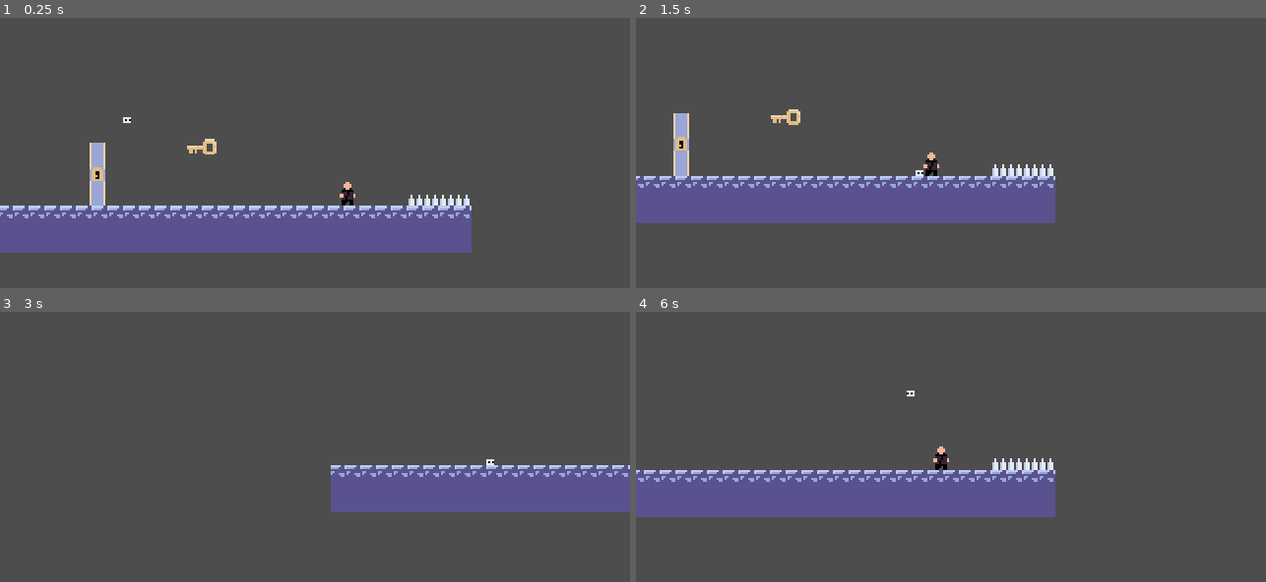
Above: before the commit, frames 1-4 (two rows, left to right).
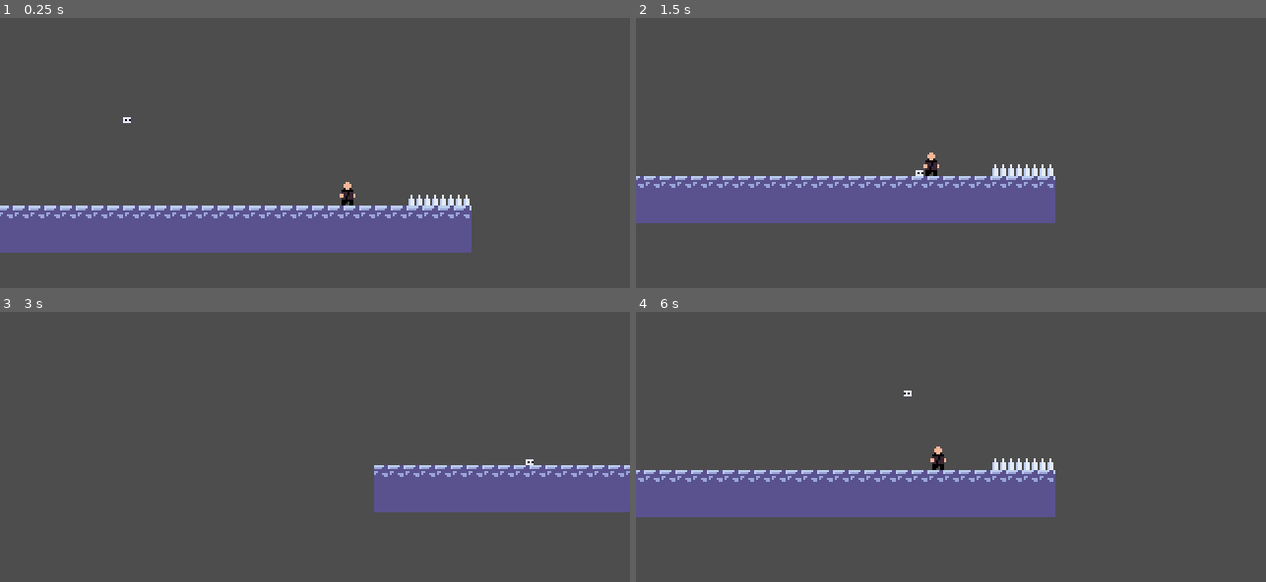
Above: after the commit, the same moments.

Repository: MikealMaksimus/DayDream
Game: Godot game, scene res://the_real_test.tscn
The game is run twice, just before and just after one commit, with the same random seed, the same clock (stepped at 60 frames per second) and the same inputs. The project has no main scene, so this scene is started directly.
Inputs:
- Up to frame 1 (0.25 s): no input
- Up to frame 2 (1.5 s): hold D (right) from 0.53 s (still down); tap K (Posess) at 0.6, 1.35 s; tap Space (jump) at 0.77 s; tap Enter at 1.25 s
- Up to frame 3 (3 s): tap Space (jump) at 1.52, 2.75 s; release D (right) at 2.03 s; hold A (left) 2.03-2.78 s; tap K (Posess) at 2.1, 2.85 s; hold D (right) from 2.78 s (still down)
- Up to frame 4 (6 s): tap Space (jump) at 3.02, 3.77, 4.52, 5.75 s; tap K (Posess) every 0.75 s from 3.6 to 5.85 s; release D (right) at 4.28 s; hold A (left) 4.28-5.03 s; tap Enter at 5 s; hold D (right) 5.03-5.78 s; hold A (left) from 5.78 s (still down)

The runs differ from the first frame. In frame 1, 0.7% of the frame differs, in the area x 14-35%, y 44-70%; in frame 2, 0.7%; in frame 3, 2.0%, in the area x 52-100%, y 54-75%; in frame 4, 0.1%.

Commit message:
DoorBetter

Diff:
--- a/door.gd
+++ b/door.gd
@@ -4,4 +4,5 @@
 func _on_area_2d_body_entered(body: Node2D) -> void:
 	if body.is_in_group("Player") and Info.key:
 		Info.key = false
-		queue_free()
+		$AnimationPlayer.play("Open")
+		$AudioStreamPlayer.play()
--- a/door.tscn
+++ b/door.tscn
@@ -1,7 +1,8 @@
-[gd_scene load_steps=5 format=3 uid="uid://b5euy8fwj1h5x"]
+[gd_scene load_steps=10 format=3 uid="uid://b5euy8fwj1h5x"]
 
 [ext_resource type="Script" path="res://door.gd" id="1_r0dwb"]
 [ext_resource type="Texture2D" uid="uid://bg0iqd0po5hwt" path="res://Sprites2/Door.png" id="1_y6qpy"]
+[ext_resource type="AudioStream" uid="uid://dr30jhjxt6wst" path="res://cinderblockmove-91891.mp3" id="3_ytd2o"]
 
 [sub_resource type="RectangleShape2D" id="RectangleShape2D_ay46b"]
 size = Vector2(14, 32)
@@ -9,20 +10,109 @@
 [sub_resource type="RectangleShape2D" id="RectangleShape2D_47d1f"]
 size = Vector2(8, 32)
 
+[sub_resource type="Animation" id="Animation_spxra"]
+resource_name = "Open"
+tracks/0/type = "value"
+tracks/0/imported = false
+tracks/0/enabled = true
+tracks/0/path = NodePath("Node2D/Sprite2D:frame")
+tracks/0/interp = 1
+tracks/0/loop_wrap = true
+tracks/0/keys = {
+"times": PackedFloat32Array(0),
+"transitions": PackedFloat32Array(1),
+"update": 1,
+"values": [1]
+}
+tracks/1/type = "value"
+tracks/1/imported = false
+tracks/1/enabled = true
+tracks/1/path = NodePath("Node2D:position")
+tracks/1/interp = 1
+tracks/1/loop_wrap = true
+tracks/1/keys = {
+"times": PackedFloat32Array(0, 1),
+"transitions": PackedFloat32Array(1, 1),
+"update": 0,
+"values": [Vector2(0, 0), Vector2(0, -32)]
+}
+
+[sub_resource type="Animation" id="Animation_u5xbl"]
+resource_name = "Reset"
+tracks/0/type = "value"
+tracks/0/imported = false
+tracks/0/enabled = true
+tracks/0/path = NodePath("Node2D/Sprite2D:frame")
+tracks/0/interp = 1
+tracks/0/loop_wrap = true
+tracks/0/keys = {
+"times": PackedFloat32Array(0),
+"transitions": PackedFloat32Array(1),
+"update": 1,
+"values": [0]
+}
+
+[sub_resource type="Animation" id="Animation_0yx0c"]
+length = 0.001
+tracks/0/type = "value"
+tracks/0/imported = false
+tracks/0/enabled = true
+tracks/0/path = NodePath("Node2D/Sprite2D:frame")
+tracks/0/interp = 1
+tracks/0/loop_wrap = true
+tracks/0/keys = {
+"times": PackedFloat32Array(0),
+"transitions": PackedFloat32Array(1),
+"update": 1,
+"values": [0]
+}
+tracks/1/type = "value"
+tracks/1/imported = false
+tracks/1/enabled = true
+tracks/1/path = NodePath("Node2D:position")
+tracks/1/interp = 1
+tracks/1/loop_wrap = true
+tracks/1/keys = {
+"times": PackedFloat32Array(0),
+"transitions": PackedFloat32Array(1),
+"update": 0,
+"values": [Vector2(0, 0)]
+}
+
+[sub_resource type="AnimationLibrary" id="AnimationLibrary_j6ml3"]
+_data = {
+"Open": SubResource("Animation_spxra"),
+"RESET": SubResource("Animation_0yx0c"),
+"Reset": SubResource("Animation_u5xbl")
+}
+
 [node name="Door" type="Node2D"]
+z_index = -1
 script = ExtResource("1_r0dwb")
 
-[node name="Sprite2D" type="Sprite2D" parent="."]
+[node name="Node2D" type="Node2D" parent="."]
+
+[node name="Sprite2D" type="Sprite2D" parent="Node2D"]
 texture = ExtResource("1_y6qpy")
+hframes = 2
 
-[node name="Area2D" type="Area2D" parent="."]
+[node name="Area2D" type="Area2D" parent="Node2D"]
 
-[node name="CollisionShape2D" type="CollisionShape2D" parent="Area2D"]
+[node name="CollisionShape2D" type="CollisionShape2D" parent="Node2D/Area2D"]
 shape = SubResource("RectangleShape2D_ay46b")
 
-[node name="StaticBody2D" type="StaticBody2D" parent="."]
+[node name="StaticBody2D" type="StaticBody2D" parent="Node2D"]
 
-[node name="CollisionShape2D" type="CollisionShape2D" parent="StaticBody2D"]
+[node name="CollisionShape2D" type="CollisionShape2D" parent="Node2D/StaticBody2D"]
 shape = SubResource("RectangleShape2D_47d1f")
 
-[connection signal="body_entered" from="Area2D" to="." method="_on_area_2d_body_entered"]
+[node name="AnimationPlayer" type="AnimationPlayer" parent="."]
+libraries = {
+"": SubResource("AnimationLibrary_j6ml3")
+}
+autoplay = "Reset"
+
+[node name="AudioStreamPlayer" type="AudioStreamPlayer" parent="."]
+stream = ExtResource("3_ytd2o")
+
+[connection signal="body_entered" from="Node2D/Area2D" to="." method="_on_area_2d_body_entered"]
--- a/key.gd
+++ b/key.gd
@@ -1,10 +1,15 @@
 extends Node2D
 
+var picked = false
+
 func _on_area_2d_body_entered(body: Node2D) -> void:
-	if body.is_in_group("Player"):
+	if body.is_in_group("Player") and not picked:
+		picked = true
 		Info.key = true
 		hide()
+		$AudioStreamPlayer.play()
 
 
 func _on_player_reset() -> void:
+	picked = false
 	show()
--- a/key.tscn
+++ b/key.tscn
@@ -1,7 +1,8 @@
-[gd_scene load_steps=4 format=3 uid="uid://cgqlyok3f1h1k"]
+[gd_scene load_steps=5 format=3 uid="uid://cgqlyok3f1h1k"]
 
 [ext_resource type="Script" path="res://key.gd" id="1_lkb53"]
 [ext_resource type="Texture2D" uid="uid://c5g7qbbb6ebg5" path="res://Sprites2/Key.png" id="1_s6skt"]
+[ext_resource type="AudioStream" uid="uid://bebl2fsr7h7cv" path="res://key-get-39925Better.mp3" id="3_o3j2u"]
 
 [sub_resource type="RectangleShape2D" id="RectangleShape2D_wnsmj"]
 size = Vector2(19, 8)
@@ -18,4 +19,8 @@
 [node name="Key" type="Sprite2D" parent="."]
 texture = ExtResource("1_s6skt")
 
+[node name="AudioStreamPlayer" type="AudioStreamPlayer" parent="."]
+stream = ExtResource("3_o3j2u")
+volume_db = 2.0
+
 [connection signal="body_entered" from="Area2D" to="." method="_on_area_2d_body_entered"]
--- a/the_real_test.tscn
+++ b/the_real_test.tscn
@@ -6,8 +6,6 @@
 [ext_resource type="PackedScene" uid="uid://lh1f3upn0so3" path="res://spikes.tscn" id="4_ialeo"]
 [ext_resource type="PackedScene" uid="uid://bf6svam4es1k7" path="res://camera_anchor.tscn" id="5_r5qvl"]
 [ext_resource type="PackedScene" uid="uid://cxnwwxym0d75l" path="res://camera_2d.tscn" id="6_26033"]
-[ext_resource type="PackedScene" uid="uid://cgqlyok3f1h1k" path="res://key.tscn" id="7_46qq0"]
-[ext_resource type="PackedScene" uid="uid://b5euy8fwj1h5x" path="res://door.tscn" id="8_vbkt6"]
 
 [node name="TheRealTest" type="Node2D"]
 
@@ -33,13 +31,6 @@
 position_smoothing_enabled = true
 position_smoothing_speed = 7.0
 
-[node name="Key" parent="." instance=ExtResource("7_46qq0")]
-position = Vector2(71, 90)
-
-[node name="Door" parent="." instance=ExtResource("8_vbkt6")]
-position = Vector2(18, 104)
-
 [connection signal="drop" from="Player" to="Dude" method="_on_player_drop"]
 [connection signal="reset" from="Player" to="Dude" method="_on_player_reset"]
-[connection signal="reset" from="Player" to="Key" method="_on_player_reset"]
 [connection signal="save" from="Player" to="Dude" method="_on_player_save"]
Binary file changed: Sprites2/Door.png
Not shown, added: cinderblockmove-91891.mp3.import
Not shown, added: key-get-39925Better.mp3.import
Not shown: 1 places in the_real_test.tscn that only renumber resources
Not shown, added: cinderblockmove-91891.mp3
Not shown, added: key-get-39925Better.mp3
